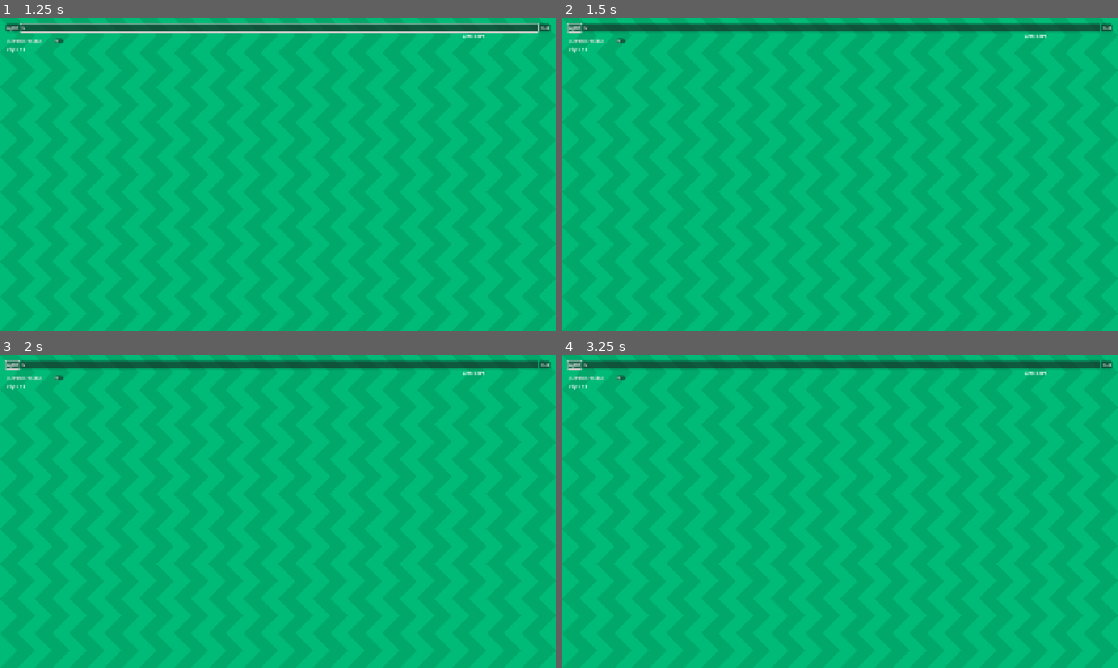
Above: before the commit, frames 1-4 (two rows, left to right).
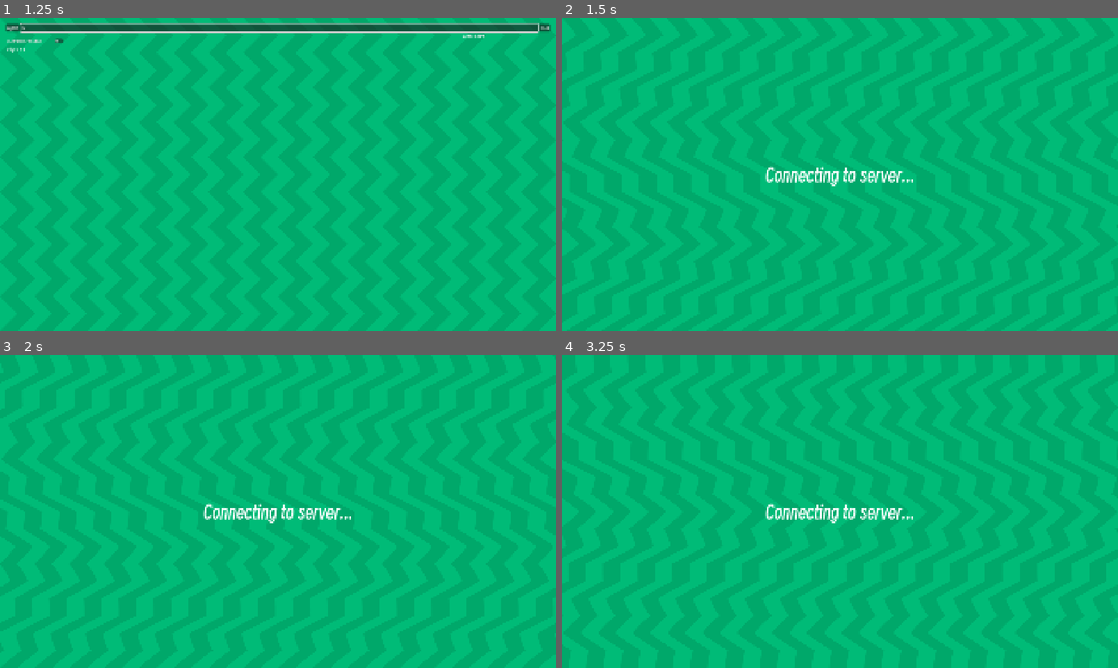
Above: after the commit, the same moments.

Repository: jerryshell/agarust
Game: Godot game, scene res://view/game/game.tscn
Two runs of this game, one before a commit and one after it. Both use one fixed random seed, a clock stepped at 60 frames per second and the inputs below. This scene is started directly instead of the project's main scene.
Inputs (mouse positions are in pixels of both pictures, inside the frame that each line leads up to):
- Up to frame 1 (1.25 s): click (278, 27) at 0.52 s; type "12" at 0.6 s
- Up to frame 2 (1.5 s): click "Logout" at 1.25 s
- Up to frame 3 (2 s): no input
- Up to frame 4 (3.25 s): click (1106, 364) at 2 s, where only the run before the commit has a clickable "Send"; click (573, 364) at 2.75 s, where only the run before the commit has a clickable "Logout"

Frame 1 is identical in both runs. In frame 2, 3.5% of the frame differs, in the area x 0-100%, y 1-54%; in frame 3, 3.7%; in frame 4, 3.8%.
Error before the commit: Parse Error: Cannot assign a value of type Node to variable "logger" with specified type Logger. (res://view/game/game.gd:8)
Error after the commit: Cannot call method 'send' on a null value. (res://global/ws_client.gd:66)

Commit message:
godot 4.5

Diff:
--- a/client/component/logger/logger.gd
+++ b/client/component/logger/logger.gd
@@ -1,4 +1,4 @@
-class_name Logger
+class_name GameLogger
 extends RichTextLabel
 
 
--- a/client/project.godot
+++ b/client/project.godot
@@ -12,7 +12,7 @@
 
 config/name="Agarust"
 run/main_scene="res://view/connecting/connecting.tscn"
-config/features=PackedStringArray("4.4", "Forward Plus")
+config/features=PackedStringArray("4.5", "Forward Plus")
 boot_splash/fullsize=false
 boot_splash/image="res://assets/icon.png"
 config/icon="res://assets/icon.png"
--- a/client/view/game/game.gd
+++ b/client/view/game/game.gd
@@ -5,7 +5,7 @@
 @onready var chat_edit: LineEdit = %ChatEdit
 @onready var send_chat_button: Button = %SendChatButton
 @onready var leaderboard: Leaderboard = %Leaderboard
-@onready var logger: Logger = %Logger
+@onready var logger: GameLogger = %Logger
 @onready var show_server_position_check: CheckButton = %ShowServerPositionCheck
 
 var player_map: Dictionary = {}
--- a/client/view/login/login.gd
+++ b/client/view/login/login.gd
@@ -5,7 +5,7 @@
 @onready var login_button: Button = %LoginButton
 @onready var register_button: Button = %RegisterButton
 @onready var leaderboard_button: Button = %LeaderboardButton
-@onready var logger: Logger = %Logger
+@onready var logger: GameLogger = %Logger
 @onready var connection_id_label: Label = %ConnectionIdLabel
 @onready var message_panel: Panel = %MessagePanel
 @onready var message_label: Label = %MessageLabel
--- a/client/view/register/register.gd
+++ b/client/view/register/register.gd
@@ -8,7 +8,7 @@
 @onready var color_picker: ColorPicker = %ColorPicker
 @onready var register_button: Button = %RegisterButton
 @onready var back_button: Button = %BackButton
-@onready var logger: Logger = %Logger
+@onready var logger: GameLogger = %Logger
 @onready var connection_id_label: Label = %ConnectionIdLabel
 @onready var message_panel: Panel = %MessagePanel
 @onready var message_label: Label = %MessageLabel
Not shown, changed: client/assets/SmileySans-Oblique.ttf.import
Not shown, changed: client/assets/background.svg.import
Not shown, changed: client/assets/blob.png.import
Not shown, changed: client/assets/icon.png.import
Not shown, changed: server/Cargo.lock
